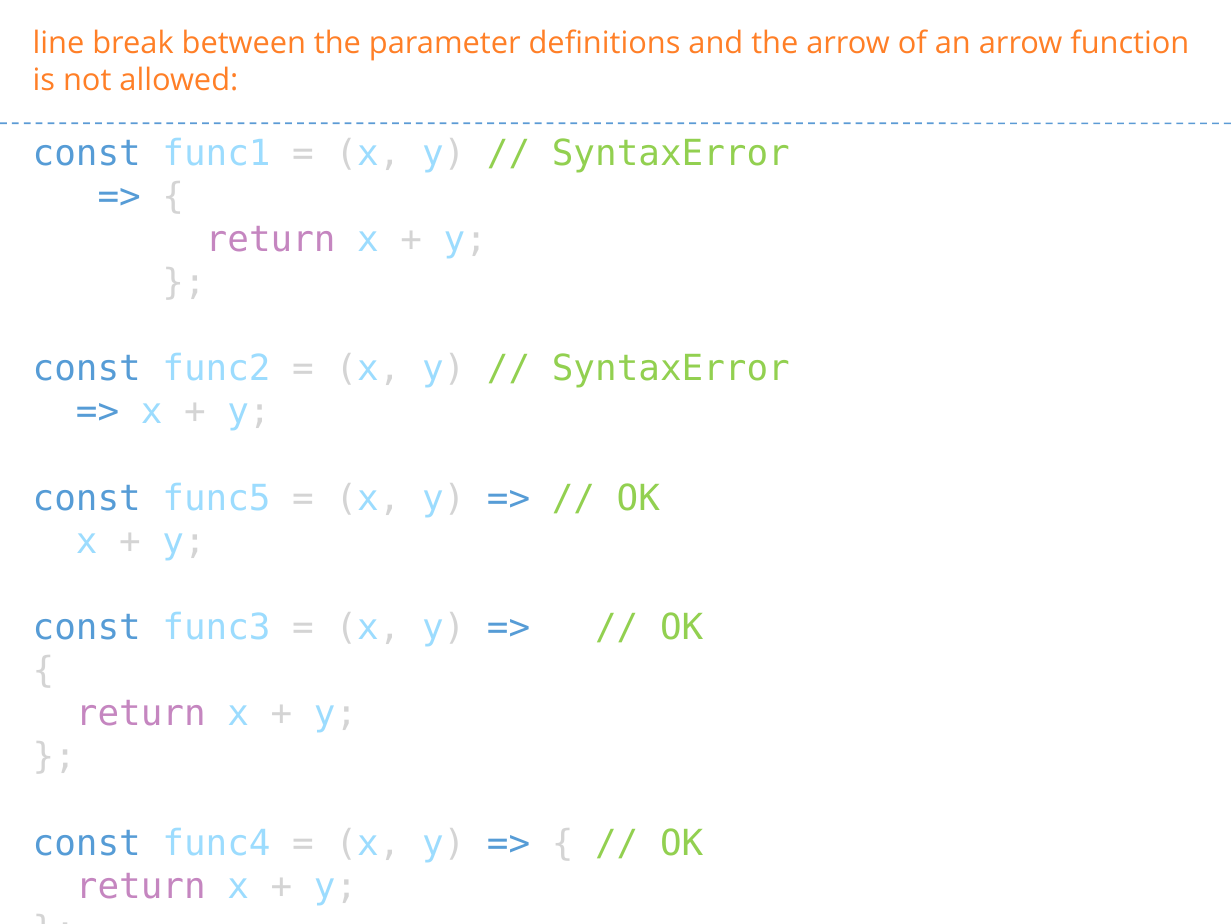
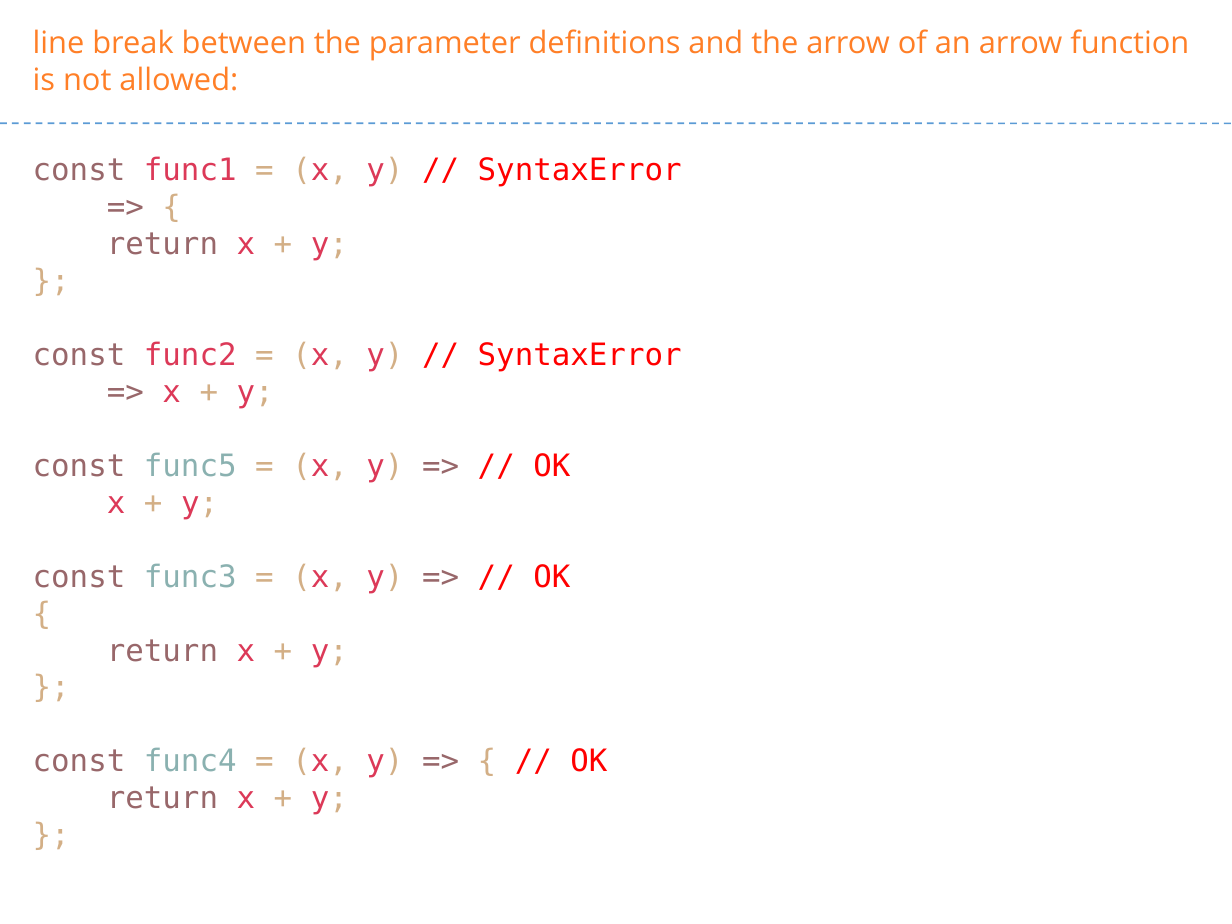
Before and after one commit to Saleel-Bagde/PPT-s, a slide deck: slide 198 of JavaScript.pptx (slide 200 before the commit). Drawn at 1232x924 pixels with LibreOffice and Linux fonts; fonts in the diff are those of the drawing. Boxes give left, top, right and bottom in pixels: in the first picture for what was removed or moved away, otherwise in the second. Text is boxed around its words. In the diff, an @@ line names an element or a change of style, - is before the commit and + after.

```diff
--- a/JavaScript.pptx
+++ b/JavaScript.pptx
@@ text "const func1 = (x, y) ...": place and size @@
-text "const func1 = (x, y) ..." at bbox=[33, 138, 790, 906]
+text "const func1 = (x, y) ..." at bbox=[33, 156, 682, 815]
@@ text "const func1 = (x, y) ..." at bbox=[33, 156, 682, 815]: size 21 to 18 pt; text colour #569CD6 to #98676A in "const", "=>", "const", "=>" and 3 more places; text colour #9CDCFE to #DC3958 in "func1 (x, y)", "x y;", "func2 (x, y)", "x y;" and 6 more places; text colour #D4D4D4 to #D3AF86 in "= (x, y)", "{", "+ y;", "};" and 11 more places; text colour #92D050 to #FF0000 in "// SyntaxError", "// SyntaxError", "// OK", "// OK" and 1 more places; text colour #C586C0 to #98676A in "return", "return", "return"; text colour #9CDCFE to #8AB1B0 in "func5", "func3", "func4" @@
```
Also in this commit, not shown: 8 other slides changed, 2 slides removed.
